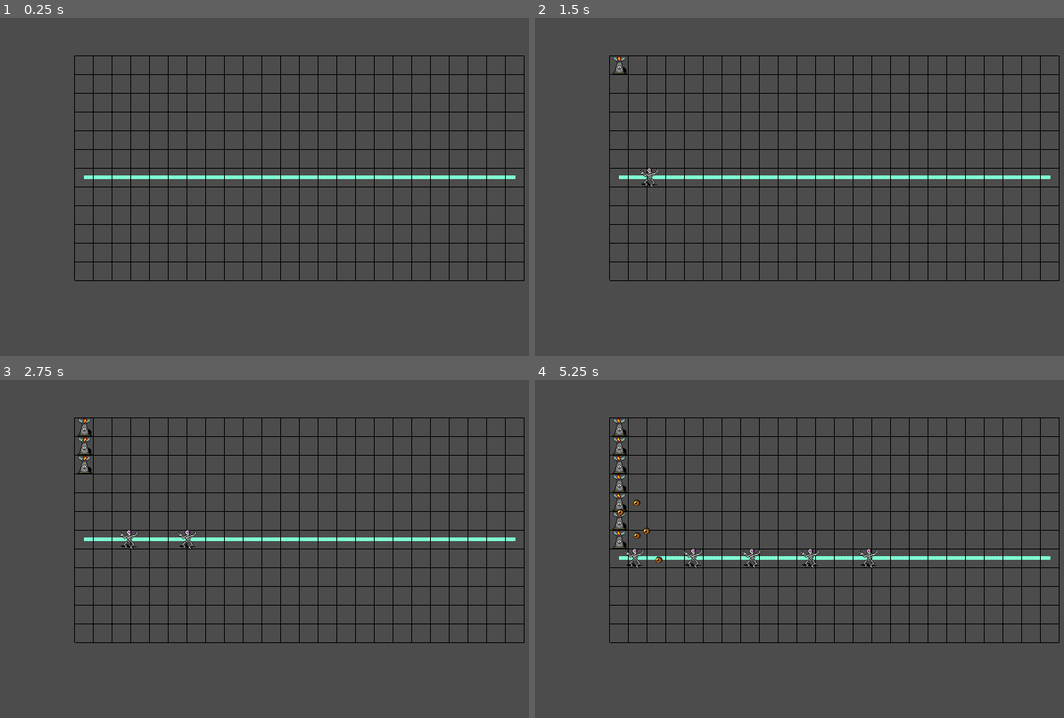
Above: before the commit, frames 1-4 (two rows, left to right).
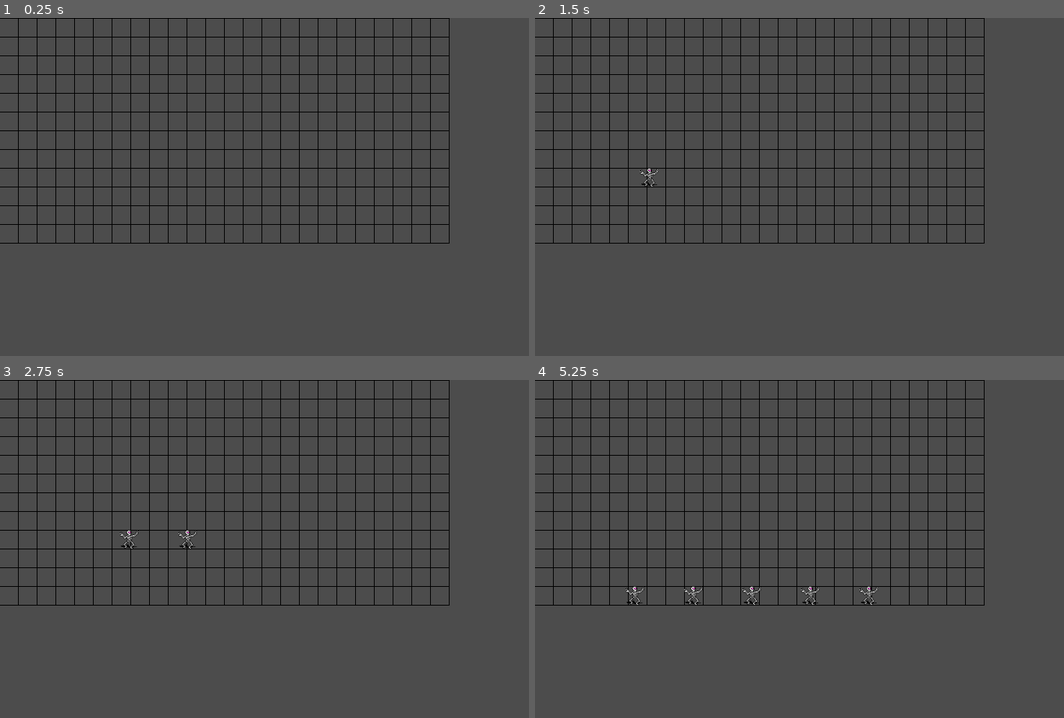
Above: after the commit, the same moments.

Repository: p42ul/Towers
Game: Godot game, scene res://Main.tscn
Two runs of this game, one before a commit and one after it. Both use one fixed random seed, a clock stepped at 60 frames per second and the inputs below.
Inputs (mouse positions are in pixels of both pictures, inside the frame that each line leads up to):
- Up to frame 1 (0.25 s): no input
- Up to frame 2 (1.5 s): tap Enter at 0.5 s; move the mouse to (619, 65) at 0.52 s; press the mouse at (619, 65) at 0.53 s; right-click (619, 65) at 0.8 s; move the mouse to (619, 82) at 1.27 s; release the mouse at (619, 82) at 1.28 s; right-click (619, 82) at 1.35 s
- Up to frame 3 (2.75 s): click (84, 444) at 1.55 s; move the mouse to (84, 464) at 2.02 s; press the mouse at (84, 464) at 2.03 s; right-click (84, 464) at 2.3 s
- Up to frame 4 (5.25 s): move the mouse to (619, 481) at 2.77 s; release the mouse at (619, 481) at 2.78 s; right-click (619, 481) at 2.85 s; click (619, 481) at 3.05 s; move the mouse to (619, 501) at 3.52 s; press the mouse at (619, 501) at 3.53 s; right-click (619, 501) at 3.8 s; move the mouse to (619, 521) at 4.27 s; release the mouse at (619, 521) at 4.28 s; right-click (619, 521) at 4.35 s; click (619, 521) at 4.55 s; move the mouse to (619, 538) at 5.02 s; press the mouse at (619, 538) at 5.03 s

The runs differ from the first frame. In frame 1, 3.6% of the frame differs, in the area x 0-100%, y 0-78%; in frame 2, 3.6%; in frame 3, 3.8%; in frame 4, 4.9%.
Error after the commit: Invalid call. Nonexistent function 'size' in base 'bool'. (res://grid/GridNode.gd:29)

Commit message:
WIP

Diff:
--- a/Main.gd
+++ /dev/null
@@ -1,3 +0,0 @@
-extends Node2D
-
-var score = 0
--- a/Main.tscn
+++ b/Main.tscn
@@ -1,9 +1,7 @@
-[gd_scene load_steps=6 format=2]
+[gd_scene load_steps=4 format=2]
 
-[ext_resource path="res://grid/GridController.gd" type="Script" id=2]
-[ext_resource path="res://grid/GridNode.tscn" type="PackedScene" id=3]
+[ext_resource path="res://MobPath.gd" type="Script" id=1]
 [ext_resource path="res://mob/MobSpawner.gd" type="Script" id=4]
-[ext_resource path="res://Main.gd" type="Script" id=5]
 
 [sub_resource type="Curve2D" id=2]
 _data = {
@@ -12,29 +10,25 @@
 
 [node name="Main" type="Node2D"]
 position = Vector2( 128, 64 )
-script = ExtResource( 5 )
 
-[node name="GridController" type="Node2D" parent="."]
-script = ExtResource( 2 )
-grid_node = ExtResource( 3 )
-
-[node name="MobSpawner" type="Node2D" parent="GridController"]
+[node name="MobSpawner" type="Node2D" parent="."]
 script = ExtResource( 4 )
 
-[node name="MobPath" type="Path2D" parent="GridController/MobSpawner"]
+[node name="MobPath" type="Path2D" parent="MobSpawner"]
 z_index = 1
 curve = SubResource( 2 )
+script = ExtResource( 1 )
 __meta__ = {
 "_edit_group_": true
 }
 
-[node name="MobTimer" type="Timer" parent="GridController/MobSpawner"]
+[node name="MobTimer" type="Timer" parent="MobSpawner"]
 autostart = true
 
-[node name="ReferenceRect" type="ReferenceRect" parent="GridController"]
+[node name="ReferenceRect" type="ReferenceRect" parent="."]
 margin_right = 768.0
 margin_bottom = 384.0
 mouse_filter = 2
 border_width = 4.7
 
-[connection signal="timeout" from="GridController/MobSpawner/MobTimer" to="GridController/MobSpawner" method="_on_MobTimer_timeout"]
+[connection signal="timeout" from="MobSpawner/MobTimer" to="MobSpawner" method="_on_MobTimer_timeout"]
--- /dev/null
+++ b/MobPath.gd
@@ -0,0 +1,12 @@
+extends Path2D
+
+func _ready():
+	GridController.connect("path_changed", self, "update_curve")
+
+func update_curve(path):
+	self.curve.clear_points()
+	for v in path:
+		self.curve.add_point(v)
+
+func _draw():
+	draw_polyline(self.curve.get_baked_points(), Color.aquamarine, 5, true)
--- a/grid/GridController.gd
+++ b/grid/GridController.gd
@@ -10,9 +10,10 @@
 
 var grid = []
 var aStar = AStar2D.new()
-var valid_path = false
 
-export(PackedScene) var grid_node
+var grid_node = load("res://grid/GridNode.tscn")
+
+signal path_changed(path)
 
 func _ready():
 	aStar.reserve_space(width*height+2)
@@ -46,32 +47,31 @@
 func _get_node_id(x, y):
 	return y*width + x
 
-func _on_tower_created(x, y):
+func try_create_tower(x, y):
 	var nodeId = _get_node_id(x, y)
 	aStar.set_point_disabled(nodeId, true)
-	recalculate_path()
+	var path = self.recalculate_path()
+	if path.size() > 0:
+		emit_signal("path_changed", path)
+		return true
+	return false
 
-func _on_tower_removed(x, y):
+func remove_tower(x, y):
 	var nodeId = _get_node_id(x, y)
 	aStar.set_point_disabled(nodeId, false)
-	recalculate_path()
+	var path = self.recalculate_path()
+	emit_signal("path_changed", path)
 
+# Returns empty list if no path can be found, a list of Vector2 otherwise.
 func recalculate_path():
-	var path = aStar.get_id_path(start_grid_id, end_grid_id)
-	if path.size() < 2:
-		valid_path = false
-		return
-	valid_path = true
-	var curve = $MobSpawner/MobPath.get_curve()
-	curve.clear_points()
-	# Strip the first and last path entry, which aren't in the grid
-	for i in range(1, path.size() - 1):
-		var grid_id = path[i]
+	var result = aStar.get_id_path(start_grid_id, end_grid_id)
+	var path = []
+	if result.size() < 2:
+		return path
+	# Strip the first and last pathfinding entries, which aren't in the grid
+	for i in range(1, result.size() - 1):
+		var grid_id = result[i]
 		var x = grid[grid_id].position.x + grid_node_size / 2
 		var y = grid[grid_id].position.y + grid_node_size / 2
-		curve.add_point(Vector2(x, y))
-	# Redraw the path
-	self.update()
-
-func _draw():
-	draw_polyline($MobSpawner/MobPath.curve.get_baked_points(), Color.aquamarine, 5, true)
+		path.append(Vector2(x, y))
+	return path
--- a/grid/GridController.tscn
+++ /dev/null
@@ -1,6 +0,0 @@
-[gd_scene load_steps=2 format=2]
-
-[ext_resource path="res://grid/GridController.gd" type="Script" id=1]
-
-[node name="GridController" type="Node2D"]
-script = ExtResource( 1 )
--- a/grid/GridNode.gd
+++ b/grid/GridNode.gd
@@ -3,9 +3,6 @@
 var x
 var y
 var has_tower = false
-
-signal tower_created(x, y)
-signal tower_removed(x, y)
 
 
 func _input_event(viewport, event, shape_idx):
@@ -28,13 +25,13 @@
 func create_tower():
 	if has_tower:
 		return
-	emit_signal("tower_created", x, y)
-	$Tower.set_active(true)
-	has_tower = true
+	var path = GridController.try_create_tower(self.x, self.y)
+	if path.size() > 0:
+		$Tower.set_active(true)
+		has_tower = true
 
 func remove_tower():
 	if not has_tower:
 		return
-	emit_signal("tower_removed", x, y)
 	$Tower.set_active(false)
 	has_tower = false
--- a/grid/Tower.gd
+++ b/grid/Tower.gd
@@ -29,7 +29,6 @@
 		var projectile = projectile_instance.instance()
 		add_child(projectile)
 		projectile.direction = self.global_position.direction_to(mob.global_position)
-		print("attacking")
 		$AttackTimer.start()
 
 func set_active(active):
--- a/grid/Tower.tscn
+++ b/grid/Tower.tscn
@@ -35,6 +35,7 @@
 position = Vector2( 8, 8 )
 scale = Vector2( 0.5, 0.5 )
 frames = SubResource( 7 )
+frame = 1
 playing = true
 script = ExtResource( 2 )
 
--- a/project.godot
+++ b/project.godot
@@ -13,6 +13,10 @@
 config/name="Towers"
 run/main_scene="res://Main.tscn"
 config/icon="res://icon.png"
+
+[autoload]
+
+GridController="*res://grid/GridController.gd"
 
 [display]
 
Binary file added: assets/icons/add.png
Not shown, added: assets/icons/add.png.import
Binary file added: assets/icons/remove.png
Not shown, added: assets/icons/remove.png.import
Binary file added: assets/icons/up.png
Not shown, added: assets/icons/up.png.import
